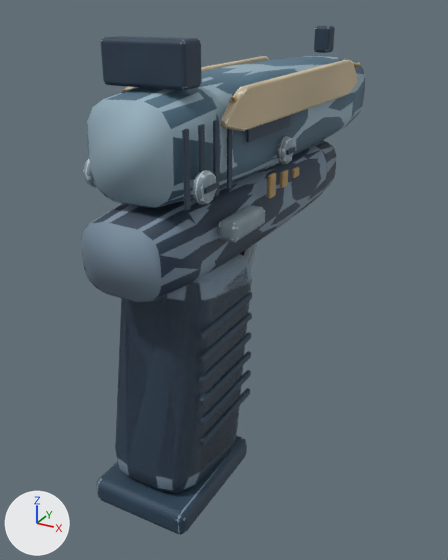
A saved change to the glTF model models/csgo/anime-fiveseven.glb.
Both versions are drawn from a camera (50 mm lens) standing at (0.132, -0.227, 0.071) and looking at (-0.011, 0.033, -0.058). The lights are fixed; the arrows at lower left show +X, +Y and +Z. The first picture is the older version. Where no turn or scale is listed for an object, it has been applied to the vertices. Vertices at exactly the same position are counted once.

Names of what the first picture shows: 'World hardware', 'World paint', 'magazine_Parkerized steel', 'slide_Polymer', 'slide_Weapon finish / Ivory enamel', 'slide_Weapon finish / Polymer', 'weapon_Machined edges', 'weapon_Parkerized steel', 'weapon_Polymer' and 3 more.
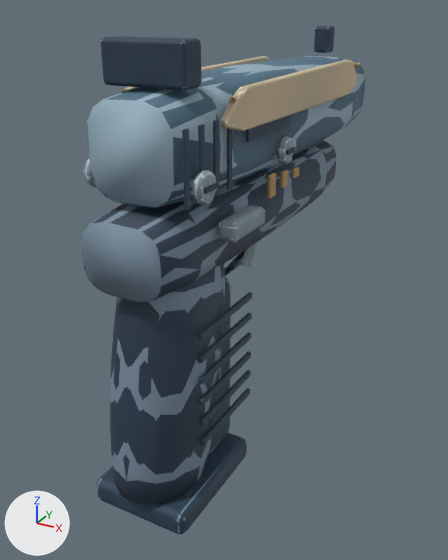
What changed in the scene script:
```text
Change me_cylinder_001:
    used by ob_weapon_polymer; location = (0.0, 0.173, 0.025)
    remove me_cylinder_001.from_pydata(...)  # 912 vertices, 1792 faces; spans x -0.027..0.027, y -0.237..0.001, z -0.154..0.019
    add me_cylinder_001.from_pydata(...)  # 1036 vertices, 2040 faces; spans x -0.027..0.027, y -0.243..0.001, z -0.151..0.019
    me_cylinder_001 part 1: the loose piece of 96 vertices spanning x -0.021..0.021, y -0.233..-0.163, z -0.154..-0.046 is rebuilt with 220 vertices and now spans x -0.021..0.021, y -0.243..-0.177, z -0.151..-0.039
Change me_world_weapon_surface:
    used by ob_world_hardware; location = (0.0, 0.0, 0.0)
    remove me_world_weapon_surface.from_pydata(...)  # 825 vertices, 1476 faces; spans x -0.027..0.03, y -0.065..0.173, z -0.132..0.062
    add me_world_weapon_surface.from_pydata(...)  # 852 vertices, 1530 faces; spans x -0.027..0.03, y -0.07..0.173, z -0.132..0.062
    me_world_weapon_surface part 2: the loose piece of 96 vertices spanning x -0.021..0.021, y -0.06..0.01, z -0.129..-0.021 is rebuilt with 104 vertices and now spans x -0.021..0.021, y -0.07..-0.004, z -0.126..-0.014
    me_world_weapon_surface part 3: 16 vertices removed from x -0.02..0.029, y -0.049..0.091, z -0.03..0.017; 32 vertices added at x -0.02..0.029, y -0.05..0.092, z -0.03..0.017
    other edits to the shape of me_world_weapon_surface do not show in these pictures
```

Location of each change, [x1, y1, x2, y2] in pixels of the pictures (448 x 560 px; the box of a moved part takes in the faces that stretch with it):
'weapon_Polymer', reshaped: before [81, 115, 336, 494]; after [81, 115, 336, 504]
part 1 of me_cylinder_001, rebuilt (15% narrower): before [115, 255, 251, 494]; after [110, 264, 225, 504]
part 2 of me_world_weapon_surface, rebuilt: before [115, 254, 252, 491]; after [110, 265, 225, 484]
part 3 of me_world_weapon_surface, moved or reshaped: [178, 147, 334, 240] in both
